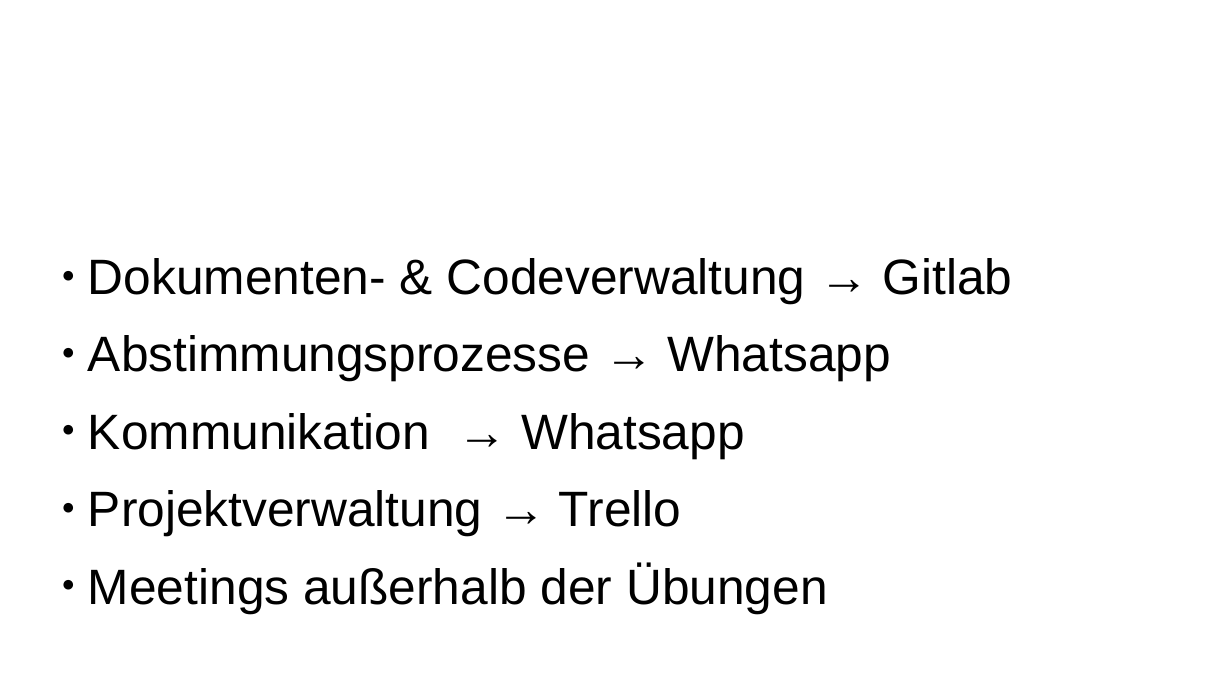
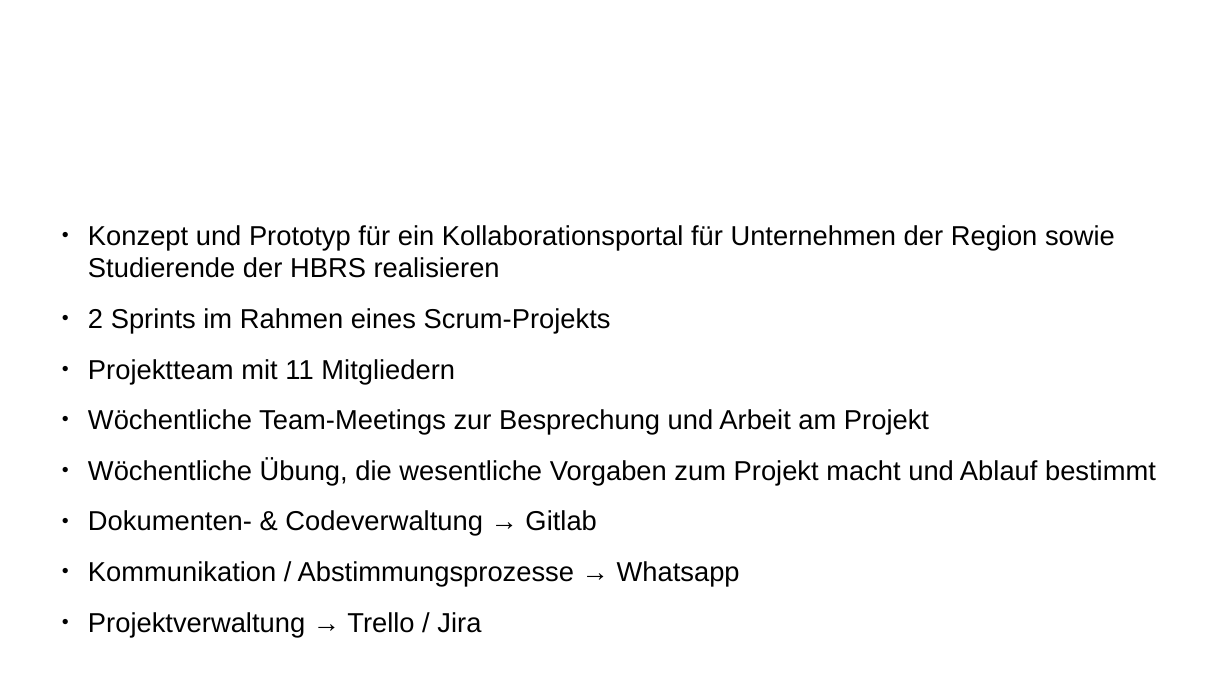
Before and after one commit to MartinX3-EducationOrganization/HBRS-SA_S4_SE2_Mid-Term-Project, a slide deck: slide 9 of documents/projectpresentation.odp (slide 6 before the commit). Drawn at 1232x693 pixels with LibreOffice and Linux fonts; fonts in the diff are those of the drawing; background and template pictures are left out. Boxes give left, top, right and bottom in pixels: in the first picture for what was removed or moved away, otherwise in the second. Text is boxed around its words. In the diff, an @@ line names an element or a change of style, - is before the commit and + after.

```diff
--- a/documents/projectpresentation.odp
+++ b/documents/projectpresentation.odp
@@ text at [88, 225, 1156, 485]: paragraphs added @@
+● Konzept und Prototyp für ein Kollaborationsportal für Unternehmen der Region sowie Studierende der HBRS realisieren
+● 2 Sprints im Rahmen eines Scrum-Projekts
+● Projektteam mit 11 Mitgliedern
+● Wöchentliche Team-Meetings zur Besprechung und Arbeit am Projekt
+● Wöchentliche Übung, die wesentliche Vorgaben zum Projekt macht und Ablauf bestimmt
@@ text at [88, 510, 596, 535]: size 32 to 17.6 pt in "Dokumenten- & Codeverwaltung → Gitlab" @@
@@ text at [88, 561, 740, 586]: text changed; size 32 to 17.6 pt @@
-● Abstimmungsprozesse → Whatsapp
-● Kommunikation → Whatsapp
-● Projektverwaltung → Trello
-● Meetings außerhalb der Übungen
+● Kommunikation / Abstimmungsprozesse → Whatsapp
+● Projektverwaltung → Trello / Jira
```
Also in this commit, not shown: 1 other slide changed, 3 slides added, 1 other file.
